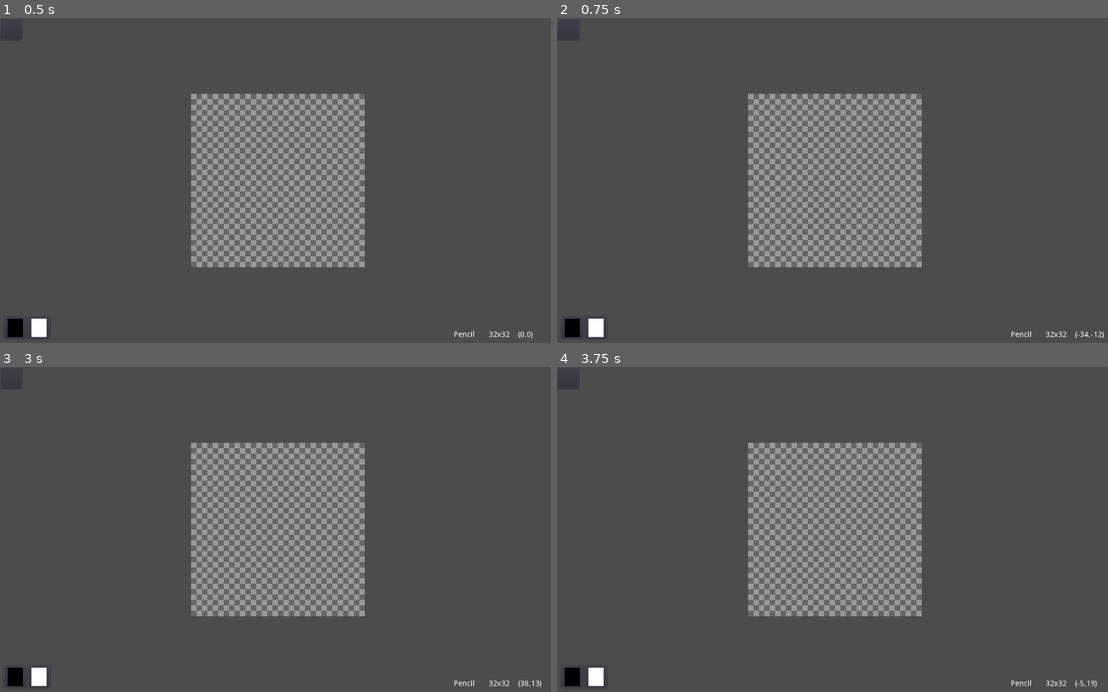
Above: before the commit, frames 1-4 (two rows, left to right).
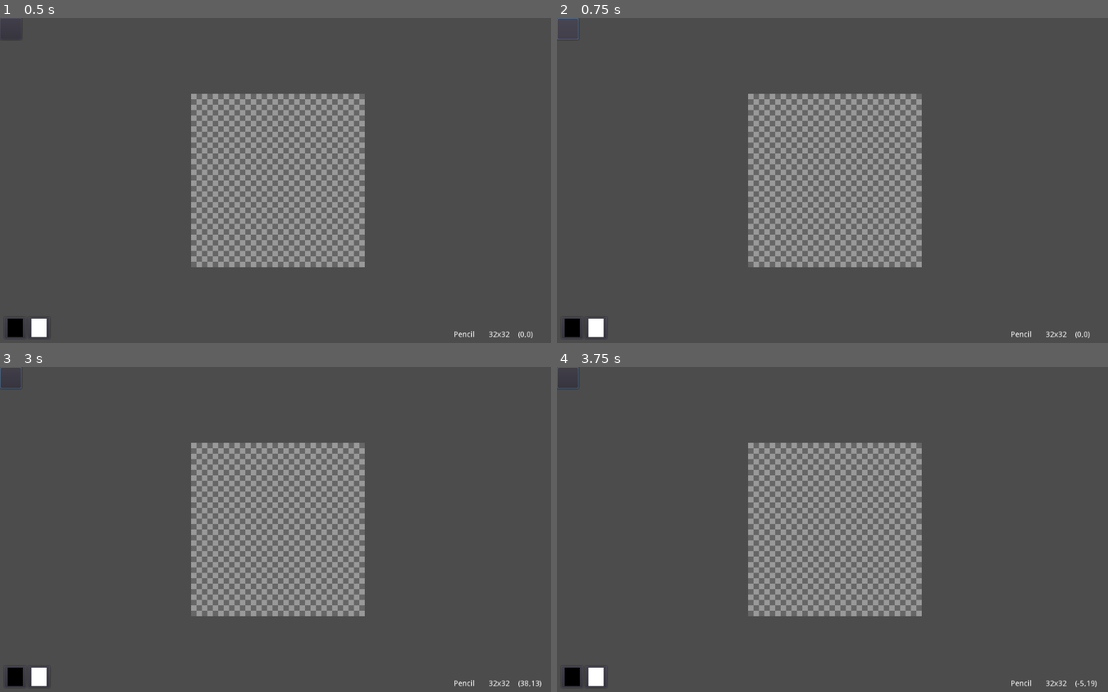
Above: after the commit, the same moments.

Repository: LukeSSJ/yokai
Game: Godot game, scene res://Main.tscn
Same seed, same stepped clock (60 frames per second), same inputs: the game is played once before the commit and once after it.
Inputs (mouse positions are in pixels of both pictures, inside the frame that each line leads up to):
- Up to frame 1 (0.5 s): no input
- Up to frame 2 (0.75 s): click (568, 27) at 0.5 s
- Up to frame 3 (3 s): click (11, 376) at 1.25 s; click (11, 376) at 2 s; tap Enter at 2.75 s; move the mouse to (402, 513) at 2.77 s; click (402, 513) at 2.92 s
- Up to frame 4 (3.75 s): tap Space at 3.5 s; move the mouse to (722, 545) at 3.52 s; click (722, 545) at 3.67 s

Frame 1 is identical in both runs. In frame 2, less than 0.1% of the frame differs, in the area x 0-100%, y 0-99%; in frame 3, less than 0.1%; in frame 4, less than 0.1%.

Commit message:
Added fill tool

Diff:
--- a/Canvas.gd
+++ b/Canvas.gd
@@ -5,6 +5,8 @@
 
 const MAX_UNDOS = 10
 
+var image_file
+var image_name
 var image
 var image_size
 var image_preview
@@ -40,7 +42,12 @@
 	if event is InputEventMouseButton:
 		if event.button_index == BUTTON_LEFT:
 			if event.pressed:
-				Global.Tool.click(mouse_pos)
+				Global.Tool.click(mouse_pos, 0)
+			else:
+				Global.Tool.release(mouse_pos)
+		elif event.button_index == BUTTON_RIGHT:
+			if event.pressed:
+				Global.Tool.click(mouse_pos, 1)
 			else:
 				Global.Tool.release(mouse_pos)
 		elif event.button_index == BUTTON_WHEEL_UP:
--- a/Main.gd
+++ b/Main.gd
@@ -2,12 +2,17 @@
 
 onready var Canvas = $Canvas
 onready var UI = $UI
+onready var Dialog = $UI/Dialog
 onready var Save = $UI/Dialog/Save
 onready var Open = $UI/Dialog/Open
+onready var ResizeCanvas = $UI/Dialog/ResizeCanvas
 onready var ColorPrimary = $UI/Colors/Primary
 onready var ColorSecondary = $UI/Colors/Secondary
 
 func _ready():
+	for popup in Dialog.get_children():
+		if popup.has_signal("popup_hide"):
+			popup.connect("popup_hide", self, "dialog_close")
 	Save.connect("file_selected", self, "save_confirmed")
 	Open.connect("file_selected", self, "open_confirmed")
 
@@ -25,7 +30,7 @@
 
 	tool_set("Pencil")
 
-func _input(event):
+func _unhandled_input(event):
 	if event is InputEventMouse:
 		Canvas.mouse_event(event)
 	if event is InputEventKey and event.pressed:
@@ -57,6 +62,7 @@
 	pass
 
 func save():
+	Dialog.show()
 	Save.popup()
 
 func save_confirmed(filename):
@@ -64,14 +70,22 @@
 	Canvas.image.save_png(filename)
 
 func open():
+	Dialog.show()
 	Open.popup()
 
-func open_confirmed(filename):
-	print("Opened file: " + filename)
-	Canvas.load_image(filename)
+func open_confirmed(file):
+	print("Opened file: " + file)
+	Canvas.load_image(file)
+	Canvas.image_file = file
+	Canvas.image_name = file.get_file()
+	OS.set_window_title(Canvas.image_name)
 
 func resize_canvas():
-	$UI/Dialog/ResizeCanvas.popup()
+	Dialog.show()
+	ResizeCanvas.popup()
+
+func dialog_close():
+	Dialog.hide()
 
 func color_changed(color, index):
 	Global.colors[index] = color
--- a/Main.tscn
+++ b/Main.tscn
@@ -11,6 +11,9 @@
 [ext_resource path="res://tool/Rubber.tscn" type="PackedScene" id=9]
 [ext_resource path="res://tool/Eyedropper.gd" type="Script" id=10]
 [ext_resource path="res://tool/Select.gd" type="Script" id=11]
+
+[sub_resource type="StyleBoxFlat" id=1]
+bg_color = Color( 0, 0, 0, 0.392157 )
 
 [node name="Main" type="Node2D"]
 script = ExtResource( 2 )
@@ -119,44 +122,37 @@
 }
 
 [node name="Dialog" type="MarginContainer" parent="UI"]
+visible = false
 anchor_right = 1.0
 anchor_bottom = 1.0
-custom_constants/margin_right = 20
-custom_constants/margin_top = 20
-custom_constants/margin_left = 20
-custom_constants/margin_bottom = 20
-__meta__ = {
-"_edit_use_anchors_": false
-}
+
+[node name="Panel" type="Panel" parent="UI/Dialog"]
+margin_right = 1024.0
+margin_bottom = 600.0
+custom_styles/panel = SubResource( 1 )
 
 [node name="Save" type="FileDialog" parent="UI/Dialog"]
-margin_left = 20.0
-margin_top = 20.0
-margin_right = 1004.0
-margin_bottom = 580.0
+margin_right = 1024.0
+margin_bottom = 600.0
 access = 2
 filters = PoolStringArray( "*.png" )
-current_dir = "/home/luke/Documents/projects/SIMP"
+current_dir = "/Users/Luke/Documents/GitHub/SIMP"
 current_file = "image.png"
-current_path = "/home/luke/Documents/projects/SIMP/image.png"
+current_path = "/Users/Luke/Documents/GitHub/SIMP/image.png"
 
 [node name="Open" type="FileDialog" parent="UI/Dialog"]
-margin_left = 20.0
-margin_top = 20.0
-margin_right = 1004.0
-margin_bottom = 580.0
+margin_right = 1024.0
+margin_bottom = 600.0
 window_title = "Open a File"
 mode = 0
 access = 2
 filters = PoolStringArray( "*.png" )
-current_dir = "/home/luke/Documents/projects/SIMP"
-current_path = "/home/luke/Documents/projects/SIMP/"
+current_dir = "/Users/Luke/Documents/GitHub/SIMP"
+current_path = "/Users/Luke/Documents/GitHub/SIMP/"
 
 [node name="ResizeCanvas" type="WindowDialog" parent="UI/Dialog"]
-margin_left = 20.0
-margin_top = 20.0
-margin_right = 1004.0
-margin_bottom = 580.0
+margin_right = 1024.0
+margin_bottom = 600.0
 __meta__ = {
 "_edit_use_anchors_": false
 }
--- a/Shortcut.gd
+++ b/Shortcut.gd
@@ -15,6 +15,7 @@
 		"Control+R": "resize_canvas",
 		"Q": "tool_set:Rubber",
 		"D": "tool_set:Pencil",
+		"F": "tool_set:Fill",
 		"S": "tool_set:Select",
 		"A": "tool_set:Line",
 		"R": "tool_set:Rect",
--- a/tool/Fill.gd
+++ b/tool/Fill.gd
@@ -1,4 +1,6 @@
 extends "res://tool/Tool.gd"
 
-func start(_pos):
-	pass
+func start(pos):
+	image_draw_start()
+	image_fill(pos, draw_color)
+	image_draw_end()
--- a/tool/Tool.gd
+++ b/tool/Tool.gd
@@ -8,13 +8,15 @@
 var prev_pos
 var use_preview
 var draw_color
+var change_made
 
-func click(pos):
+func click(pos, button_index):
 	drawing = true
 	use_preview = false
+	change_made = false
 	start_pos = pos
 	prev_pos = pos
-	draw_color = Global.colors[0]
+	draw_color = Global.colors[button_index]
 	start(pos)
 	draw(pos)
 
@@ -24,7 +26,8 @@
 	image_preview.lock()
 	image_preview.fill(Color.transparent)
 	image_preview.unlock()
-	Global.Canvas.undo_add()
+	if change_made:
+		Global.Canvas.undo_add()
 
 func move(pos):
 	if drawing:
@@ -34,6 +37,7 @@
 # Drawing functions
 
 func image_draw_start():
+	change_made = true
 	if use_preview:
 		image_preview.lock()
 		image_preview.fill(Color.transparent)
@@ -86,6 +90,24 @@
 		image_draw_point(Vector2(pos1.x, i))
 		image_draw_point(Vector2(pos2.x, i))
 
+func image_fill(pos, color_replace):
+	if pos.x >= 0 and pos.y >= 0 and pos.x < image_size.x and pos.y < image_size.y:
+		var color_find = image.get_pixelv(pos)
+		if color_find != color_replace:
+			image_fill_recur(pos, color_find, color_replace)
+
+func image_fill_recur(pos, color_find, color_replace):
+	if image.get_pixelv(pos) == color_find:
+		image.set_pixelv(pos, color_replace)
+		if pos.x > 0:
+			image_fill_recur(Vector2(pos.x - 1, pos.y), color_find, color_replace)
+		if pos.x < image_size.x - 1:
+			image_fill_recur(Vector2(pos.x + 1, pos.y), color_find, color_replace)
+		if pos.y > 0:
+			image_fill_recur(Vector2(pos.x, pos.y - 1), color_find, color_replace)
+		if pos.y < image_size.y - 1:
+			image_fill_recur(Vector2(pos.x, pos.y + 1), color_find, color_replace)
+
 func image_grab_color(pos):
 	if pos.x >= 0 and pos.y >= 0 and pos.x < image_size.x and pos.y < image_size.y:
 		Global.colors[0] = image.get_pixelv(pos)
Not shown: 1 places in Main.tscn that only renumber resources
